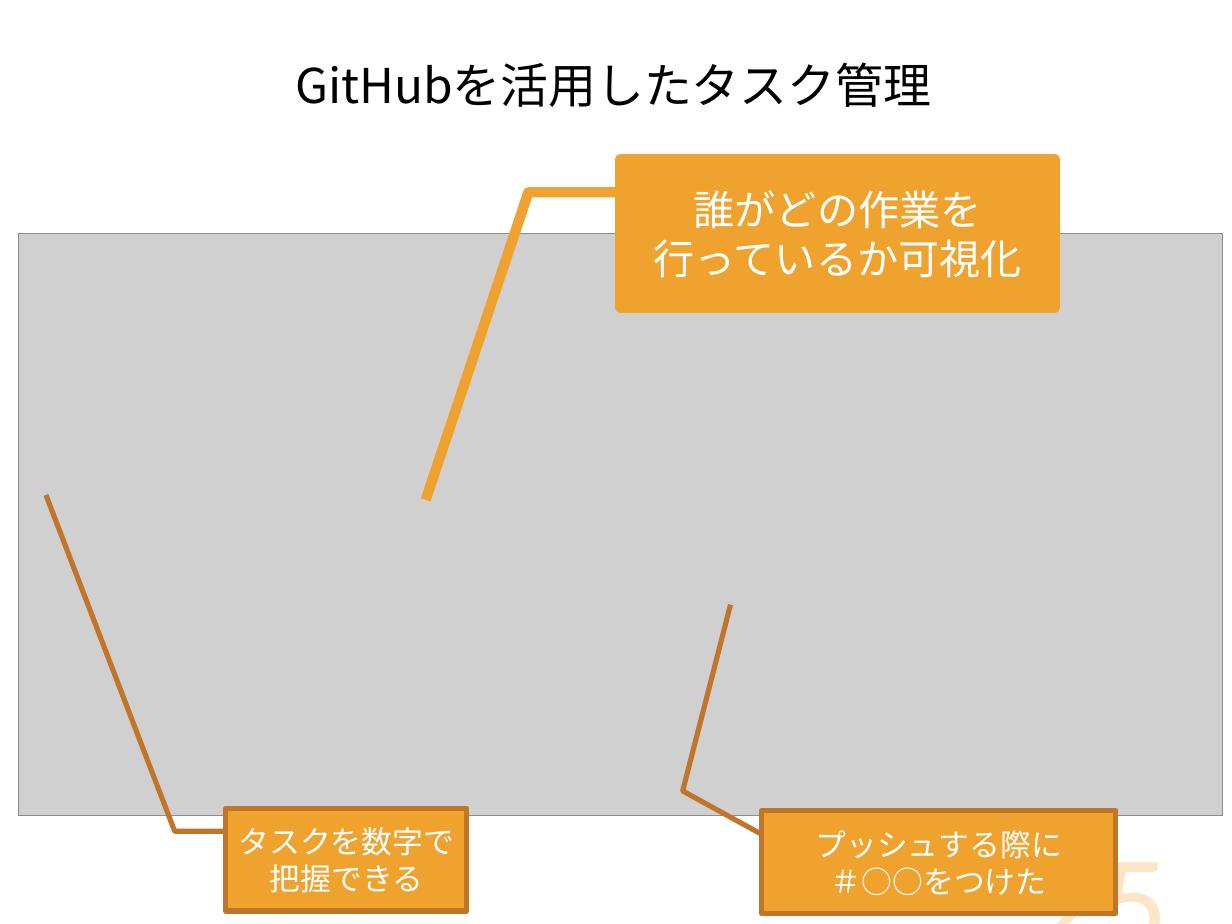
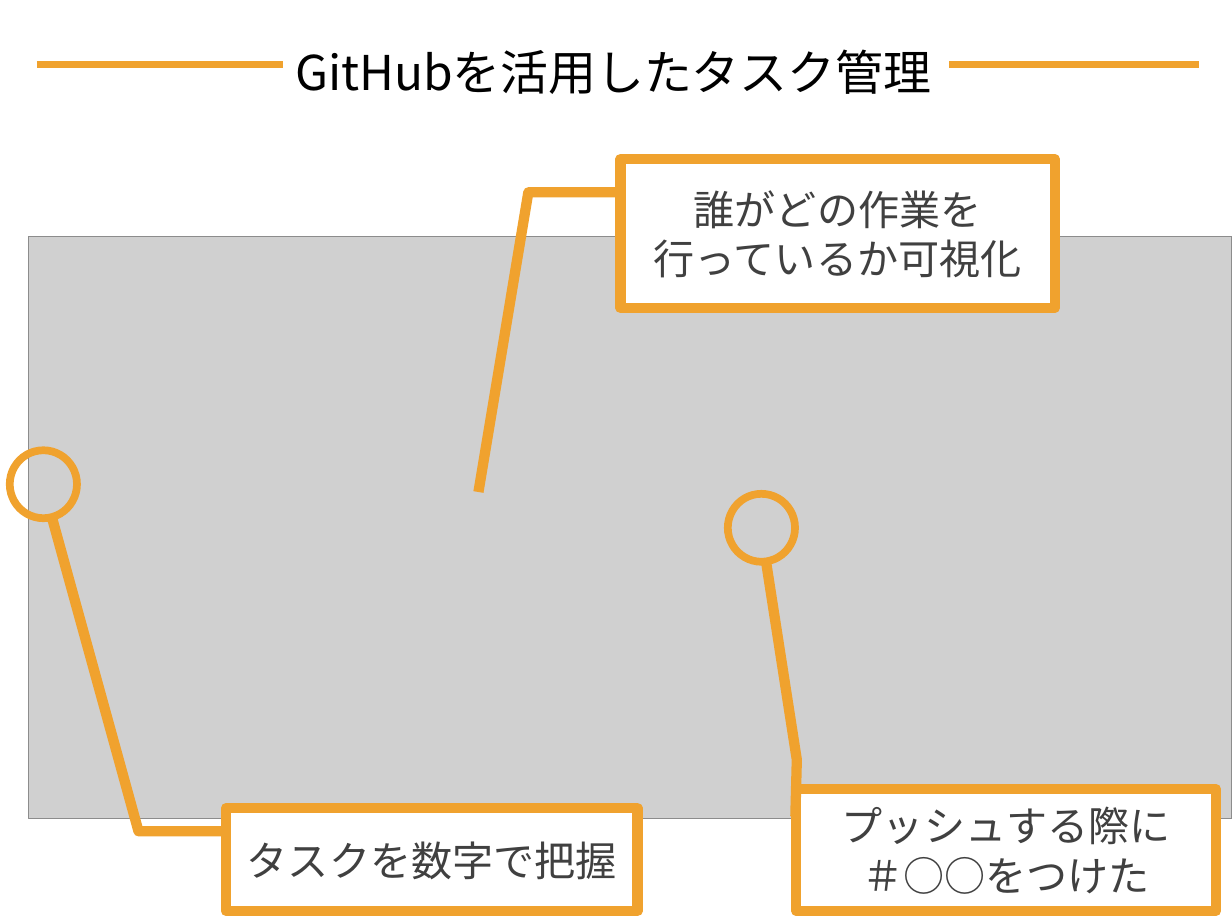
Before and after one commit to DOJO-2021/D-2, a slide deck: slide 27 of documents/プレゼン/Knowledge Holder_清書版.pptx (slide 25 before the commit). Drawn at 1232x924 pixels with LibreOffice and Linux fonts; fonts in the diff are those of the drawing; grey boxes stand for pictures. Boxes give left, top, right and bottom in pixels: in the first picture for what was removed or moved away, otherwise in the second. Text is boxed around its words. In the diff, an @@ line names an element or a change of style, - is before the commit and + after.

Commit message:
#128

```diff
--- a/documents/プレゼン/Knowledge Holder_清書版.pptx
+++ b/documents/プレゼン/Knowledge Holder_清書版.pptx
@@ text "GitHubを活用したタスク管理": place and size @@
-text "GitHubを活用したタスク管理" at [295,62,931,107]
+text "GitHubを活用したタスク管理" at [295,49,931,94]
@@ line added from (37, 64) to (1199, 64), #F0A22E 4.5 pt @@
@@ border callout "誰がどの作業を" at [621,159,1055,308]: text colour #FFFFFF to #404040; fill #F0A22E to #FFFFFF; proportions changed @@
@@ picture: place and size @@
-picture at [18,234,1222,816]
+picture at [28,237,1232,818]
@@ ellipse added at [10,450,78,517], outline #F0A22E 4.5 pt @@
@@ ellipse added at [728,494,796,562], outline #F0A22E 4.5 pt @@
@@ border callout "タスクを数字で把握": place and size @@
-border callout "タスクを数字で把握" at [225,808,467,910]
+border callout "タスクを数字で把握" at [225,808,637,910]
@@ border callout "タスクを数字で把握" at [225,808,637,910]: fill #F0A22E to #FFFFFF; outline #C17529 3 pt to #F0A22E 6 pt; proportions changed @@
@@ border callout "プッシュする際に": place and size @@
-border callout "プッシュする際に" at [761,811,1116,913]
+border callout "プッシュする際に" at [796,790,1216,912]
@@ border callout "プッシュする際に" at [796,790,1216,912]: size 18 to 24 pt, text colour #FFFFFF to #404040; fill #F0A22E to #FFFFFF; outline #C17529 3 pt to #F0A22E 6 pt; proportions changed @@
@@ page number removed at [886,792,1181,924] @@
-25
@@ text in border callout at [247,841,617,880]: text changed; size 18 to 24 pt; text colour #FFFFFF to #404040 @@
-タスクを数字で把握できる
+タスクを数字で把握
```
Also in this commit, not shown: 6 other slides changed, 2 slides added.
